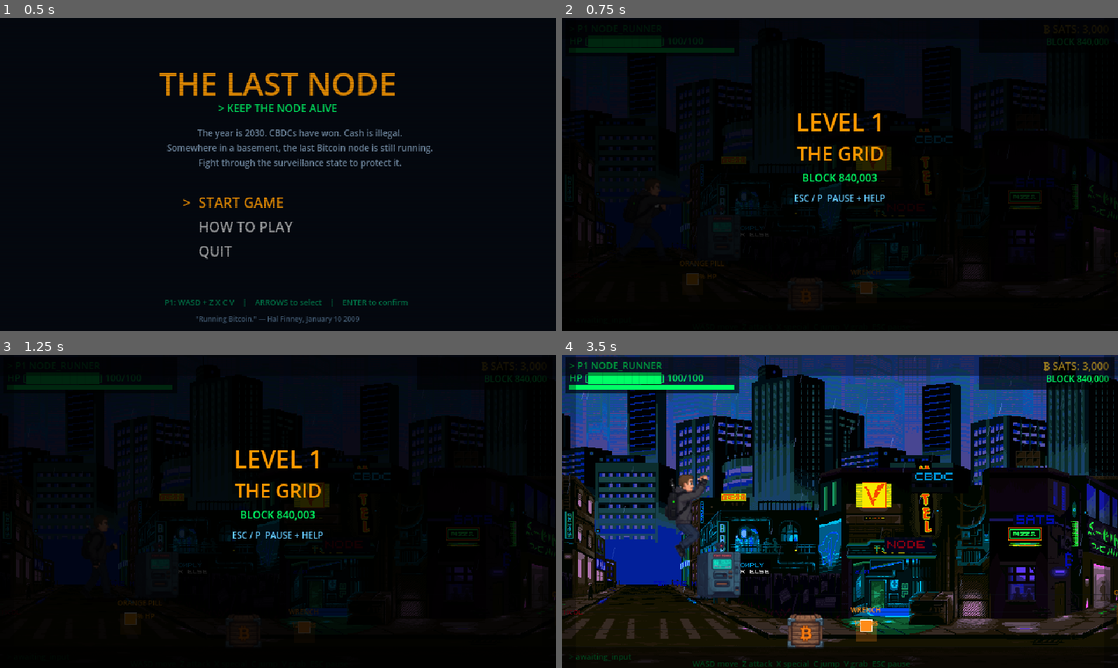
Above: before the commit, frames 1-4 (two rows, left to right).
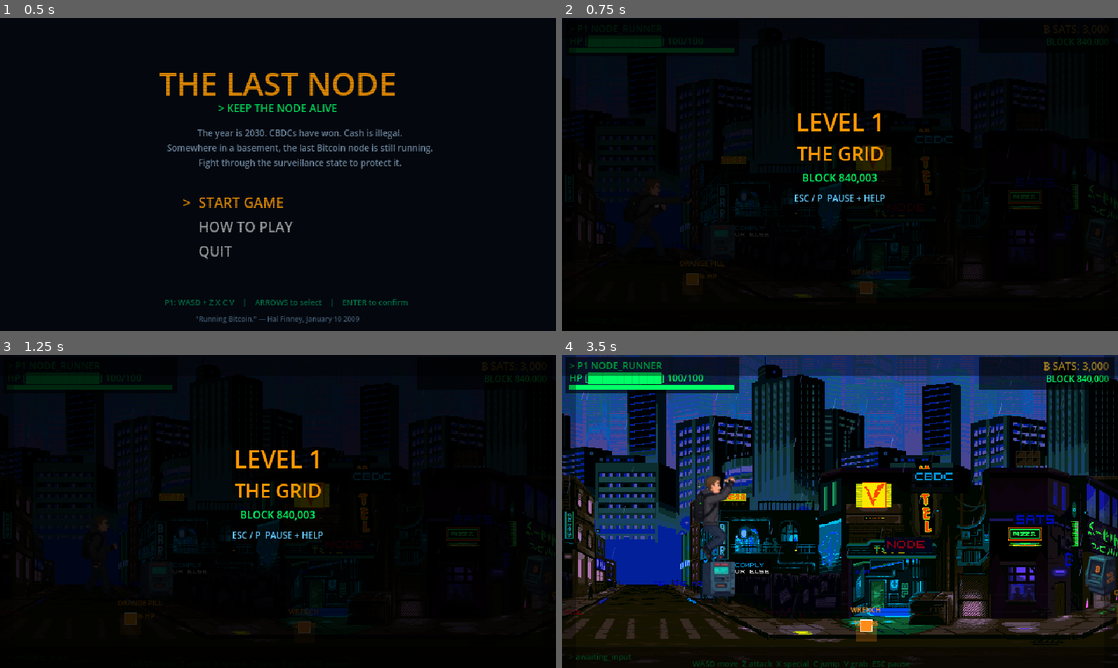
Above: after the commit, the same moments.

Repository: satsdisco/the-last-node-godot
Game: Godot game, scene res://scenes/ui/title_screen.tscn
Same seed, same stepped clock (60 frames per second), same inputs: the game is played once before the commit and once after it.
Inputs (mouse positions are in pixels of both pictures, inside the frame that each line leads up to):
- Up to frame 1 (0.5 s): no input
- Up to frame 2 (0.75 s): tap Enter at 0.5 s; move the mouse to (962, 158) at 0.52 s; hold D (move_right) from 0.53 s (still down); tap Z (attack) at 0.6 s; click (962, 158) at 0.67 s
- Up to frame 3 (1.25 s): keep holding D (move_right); tap C (jump) at 0.77 s
- Up to frame 4 (3.5 s): tap Space at 1.25 s; move the mouse to (728, 527) at 1.27 s; release D (move_right) at 1.28 s; hold S (move_down) 1.28-2.03 s; tap V (grab) at 1.35 s; tap C (jump) at 1.52, 3.02 s; tap Enter at 2, 2.85 s; move the mouse to (895, 442) at 2.02 s; hold D (move_right) 2.03-2.78 s; tap X (special) at 2.1 s; move the mouse to (812, 574) at 2.77 s; hold W (move_up) from 2.78 s (still down); click (812, 574) at 2.92 s

Frame 1 is identical in both runs. In frame 2, less than 0.1% of the frame differs, in the area x 25-98%, y 60-92%; in frame 3, less than 0.1%; in frame 4, 3.8%, in the area x 18-100%, y 38-94%.

Commit message:
Fix props — smaller sprites, taller collision, better placement
Prop sizing (shrunk to fit 640x360 scale):
- ATM 72->48px tall
- Vending 64->48px tall
- Checkpoint 56->44px tall
- Crate 40->28px tall
- Billboard 80->60px tall

Collision boxes now taller (24-26px) and properly offset so player
can't walk through props on X axis. Previously collisions were
only 8-12px tall which let the player slip past.

Placement reorganized:
- Tall props (vending/ATM/checkpoint/billboard) at FLOOR_TOP
  back wall — decorative, along the street edge
- Crates in the MIDDLE of the walkway — actual obstacles
  you have to navigate around or smash
- 14 props total across the level, spaced between encounters

Co-Authored-By: Claude Opus 4.6 (1M context) <noreply@anthropic.com>

Diff:
--- a/scripts/destructible.gd
+++ b/scripts/destructible.gd
@@ -24,24 +24,28 @@
 	PropType.CRATE: "res://assets/sprites/props/prop_crate.png",
 }
 
-# Collision shapes (width, height) for each type — foot-level hitbox
+# Collision shapes (width, height) — taller so player can't walk through
+# Y-position of collision shape offset so sprite base sits at body origin
 const PROP_COLLISION = {
-	PropType.VENDING: Vector2(50, 12),
-	PropType.CHECKPOINT: Vector2(60, 12),
-	PropType.BILLBOARD: Vector2(20, 8),
-	PropType.ATM: Vector2(70, 12),
-	PropType.CRATE: Vector2(36, 12),
+	PropType.VENDING: Vector2(32, 24),
+	PropType.CHECKPOINT: Vector2(40, 24),
+	PropType.BILLBOARD: Vector2(14, 14),  # Billboards are background, small collision
+	PropType.ATM: Vector2(32, 24),
+	PropType.CRATE: Vector2(26, 22),
 }
 
 func _ready():
 	_hp = prop_hp
 	add_to_group("destructibles")
 
-	# Collision shape (foot-level for 2.5D depth sorting)
+	# Collision shape — taller to actually block player movement
+	# Positioned above the body origin so it spans the prop's lower body
 	var col = CollisionShape2D.new()
 	var shape = RectangleShape2D.new()
-	shape.size = PROP_COLLISION.get(prop_type, Vector2(32, 12))
+	var col_size = PROP_COLLISION.get(prop_type, Vector2(32, 24))
+	shape.size = col_size
 	col.shape = shape
+	col.position = Vector2(0, -col_size.y / 2.0)  # center above body origin
 	add_child(col)
 
 	# Load prop sprite from texture
--- a/scripts/test_arena.gd
+++ b/scripts/test_arena.gd
@@ -82,33 +82,39 @@
 	player.add_child(camera)
 	camera.make_current()
 
+	# Walkway center Y for prop/pickup positioning
+	var mid_y = (FLOOR_TOP + FLOOR_BOTTOM) / 2.0
+
 	# === DESTRUCTIBLE PROPS ===
-	# Placed at the edges of the street (FLOOR_TOP = back, FLOOR_BOTTOM = front)
-	# BETWEEN encounter zones so they don't clutter fights
-	# Encounter zones: 1=x400, 2=x1200, 3=x2000, boss=x2800
-
-	# Before encounter 1 — intro area
-	Destructible.spawn(self, Vector2(180, FLOOR_TOP + 4), Destructible.PropType.VENDING)
-	Destructible.spawn(self, Vector2(280, FLOOR_BOTTOM - 8), Destructible.PropType.CRATE)
-
-	# Between encounters 1 and 2 — breathing room
-	Destructible.spawn(self, Vector2(700, FLOOR_TOP + 4), Destructible.PropType.ATM)
-	Destructible.spawn(self, Vector2(850, FLOOR_BOTTOM - 8), Destructible.PropType.CRATE)
-	Destructible.spawn(self, Vector2(1000, FLOOR_TOP + 4), Destructible.PropType.CHECKPOINT)
-
-	# Between encounters 2 and 3
-	Destructible.spawn(self, Vector2(1500, FLOOR_BOTTOM - 8), Destructible.PropType.VENDING)
-	Destructible.spawn(self, Vector2(1700, FLOOR_TOP + 4), Destructible.PropType.CRATE)
-	Destructible.spawn(self, Vector2(1850, FLOOR_TOP + 4), Destructible.PropType.ATM)
-
-	# Between encounter 3 and boss — last chance to stock up
-	Destructible.spawn(self, Vector2(2350, FLOOR_BOTTOM - 8), Destructible.PropType.CRATE)
-	Destructible.spawn(self, Vector2(2500, FLOOR_TOP + 4), Destructible.PropType.VENDING)
-	Destructible.spawn(self, Vector2(2650, FLOOR_BOTTOM - 8), Destructible.PropType.CRATE)
+	# Tall props (vending, ATM, checkpoint) at BACK wall — base sits at FLOOR_TOP
+	# Small props (crates) in the MIDDLE of the walkway — actual obstacles
+	# Billboards at the back, pure decoration
+	# Zones: encounter 1=x400, 2=x1200, 3=x2000, boss=x2800
+
+	# Pre-encounter 1 (intro 0-400)
+	Destructible.spawn(self, Vector2(180, FLOOR_TOP + 2), Destructible.PropType.VENDING)
+
+	# Between 1-2 (500-1100) — breathing room, heavy props
+	Destructible.spawn(self, Vector2(620, FLOOR_TOP + 2), Destructible.PropType.ATM)
+	Destructible.spawn(self, Vector2(800, FLOOR_TOP + 2), Destructible.PropType.CHECKPOINT)
+	Destructible.spawn(self, Vector2(920, mid_y + 8), Destructible.PropType.CRATE)
+	Destructible.spawn(self, Vector2(1050, FLOOR_TOP + 2), Destructible.PropType.BILLBOARD)
+
+	# Between 2-3 (1300-1900)
+	Destructible.spawn(self, Vector2(1440, FLOOR_TOP + 2), Destructible.PropType.VENDING)
+	Destructible.spawn(self, Vector2(1620, mid_y + 4), Destructible.PropType.CRATE)
+	Destructible.spawn(self, Vector2(1720, mid_y + 12), Destructible.PropType.CRATE)
+	Destructible.spawn(self, Vector2(1880, FLOOR_TOP + 2), Destructible.PropType.ATM)
+
+	# Between 3-boss (2100-2750) — stock up zone
+	Destructible.spawn(self, Vector2(2200, FLOOR_TOP + 2), Destructible.PropType.VENDING)
+	Destructible.spawn(self, Vector2(2350, mid_y + 8), Destructible.PropType.CRATE)
+	Destructible.spawn(self, Vector2(2500, FLOOR_TOP + 2), Destructible.PropType.ATM)
+	Destructible.spawn(self, Vector2(2600, FLOOR_TOP + 2), Destructible.PropType.CHECKPOINT)
+	Destructible.spawn(self, Vector2(2720, mid_y + 4), Destructible.PropType.CRATE)
 
 	# === PRE-PLACED HEALTH & POWER-UPS ===
 	# Generous health drops between encounters so the game is beatable
-	var mid_y = (FLOOR_TOP + FLOOR_BOTTOM) / 2.0
 
 	# Start of level — free heal
 	Pickup.spawn_power_up(self, Vector2(150, mid_y), Pickup.PickupType.ORANGE_PILL)
Binary file changed: assets/sprites/props/prop_atm.png
Binary file changed: assets/sprites/props/prop_billboard.png
Binary file changed: assets/sprites/props/prop_checkpoint.png
Binary file changed: assets/sprites/props/prop_crate.png
Binary file changed: assets/sprites/props/prop_vending.png
